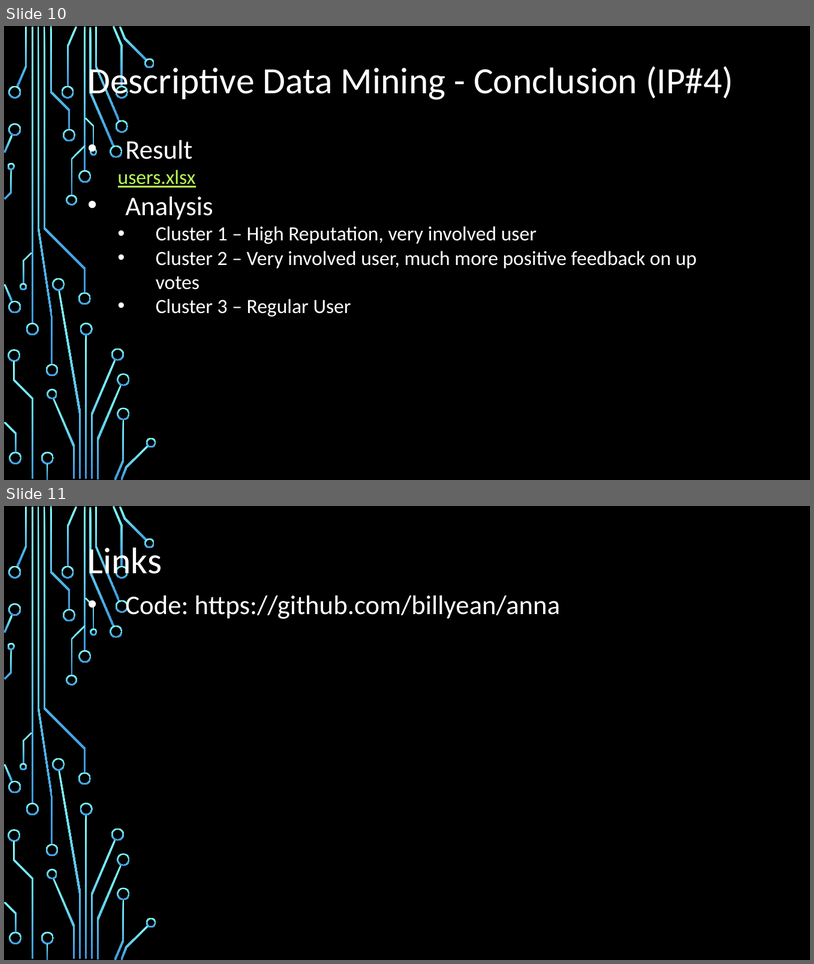
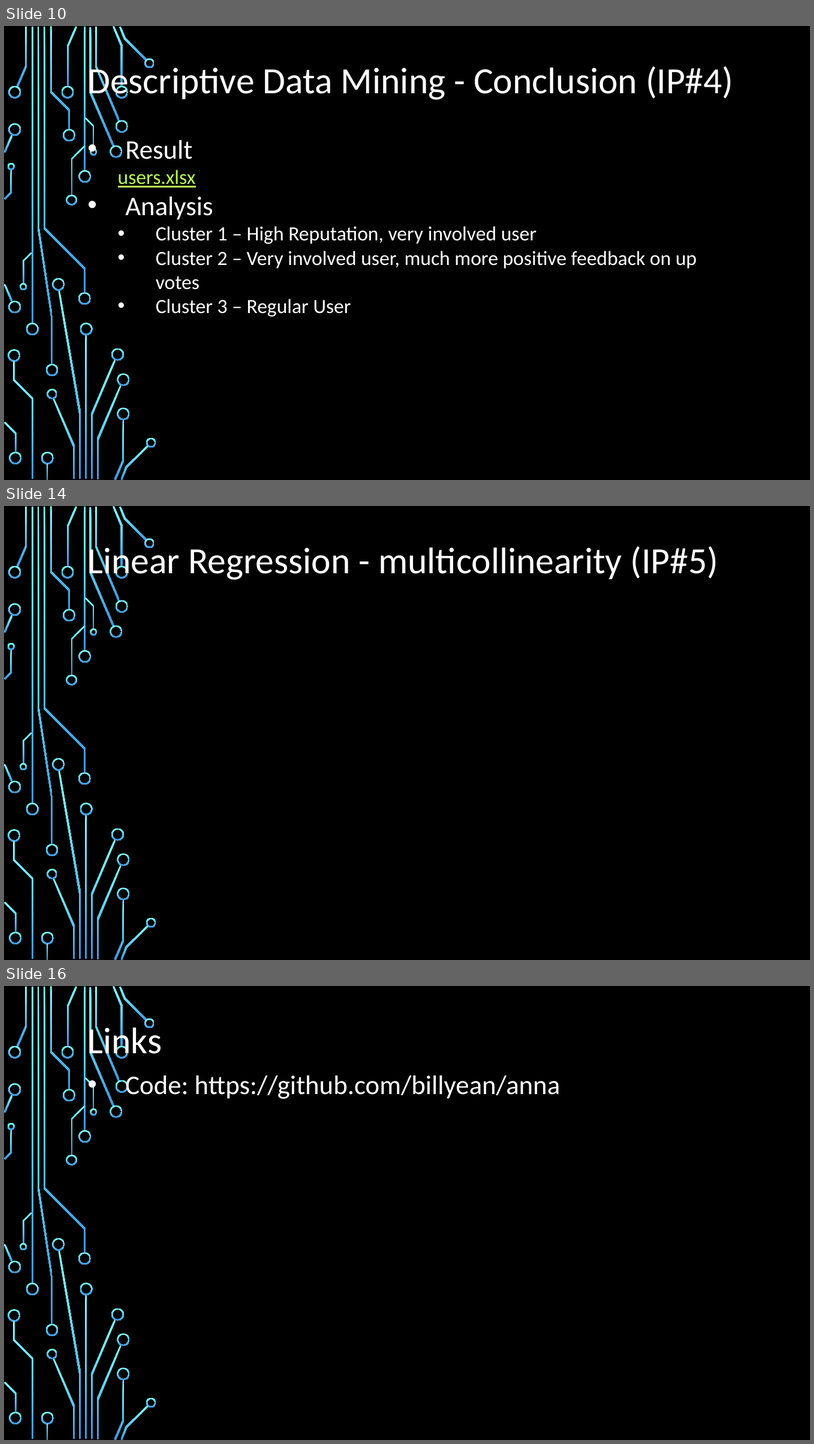
Before and after one commit to billyean/anna, a slide deck: Data Analytics and Information Virtualization Project.pptx. Shown one above the other, each under a label of ours: slides 10 and 11 before the commit, slides 10, 14 and 16 after it; the slides between them are not shown. The pictures are 814x964 and 814x1444 pixels, drawn with LibreOffice and Linux fonts; fonts in the diff are those of the drawing; background and template pictures are left out. Boxes give left, top, right and bottom in pixels: in the first picture for what was removed or moved away, otherwise in the second. Text is boxed around its words. In the diff, an @@ line names an element or a change of style, - is before the commit and + after.

Commit message:
Adding linear regression analysis

```diff
--- a/Data Analytics and Information Virtualization Project.pptx
+++ b/Data Analytics and Information Virtualization Project.pptx
@@ slide 14 added at (4, 506, 810, 960), background picture (left out); not listed: 54 template elements that a slide beside it also shows @@
@@ text added at (87, 543, 719, 582), 44 pt, text #FFFFFF @@
+Linear Regression - multicollinearity (IP#5)
@@ what was slide 11 is now slide 16 @@
```
Also in this commit, not shown: 1 slide changed, 4 other slides added, 2 other files.
